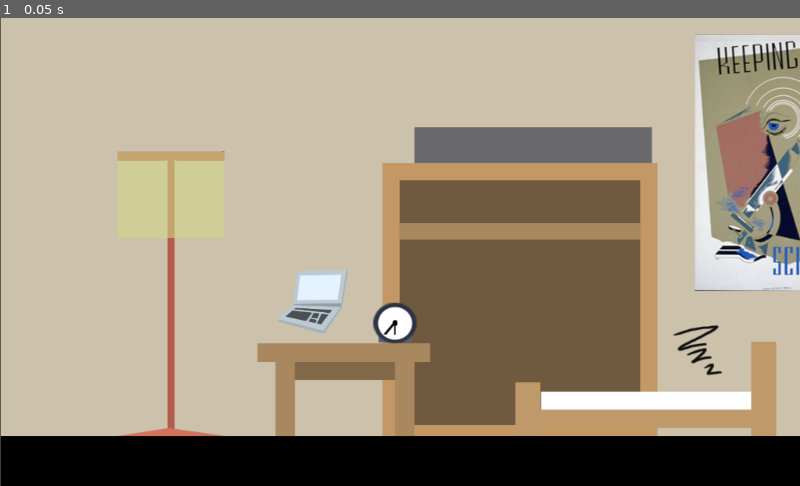
Above: before the commit, frame 1.
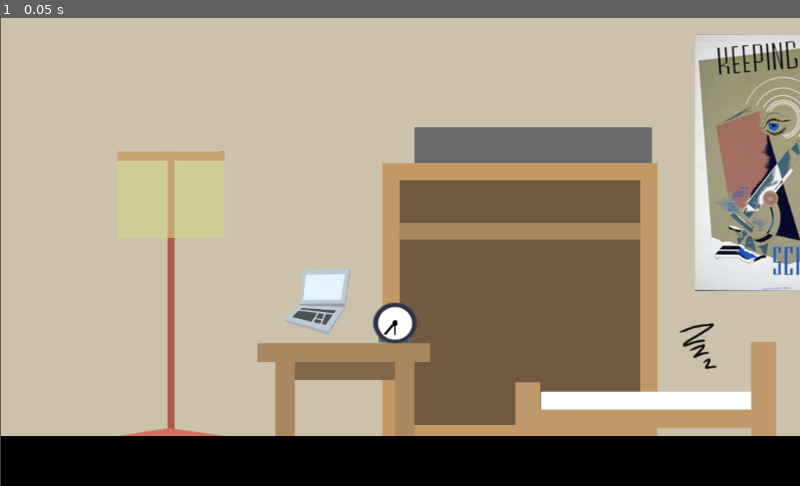
Above: after the commit, the same moment.

Repository: guyvanit/DurJam-TIRED
Game: Godot game, scene res://src/Bedroom/Bedroom.tscn
Same seed, same stepped clock (60 frames per second), same inputs: the game is played once before the commit and once after it. The project has no main scene, so this scene is started directly.
Inputs:
- Up to frame 1 (0.05 s): no input

The runs differ from the first frame. In frame 1, 0.5% of the frame differs, in the area x 34-91%, y 53-77%.

Commit message:
added buttons with click detection

Diff:
--- a/project.godot
+++ b/project.godot
@@ -8,9 +8,14 @@
 
 config_version=4
 
-_global_script_classes=[  ]
+_global_script_classes=[ {
+"base": "Area2D",
+"class": "ClickButton",
+"language": "GDScript",
+"path": "res://src/ClickButton.gd"
+} ]
 _global_script_class_icons={
-
+"ClickButton": ""
 }
 
 [application]
--- a/src/Bedroom/Bedroom.tscn
+++ b/src/Bedroom/Bedroom.tscn
@@ -1,8 +1,8 @@
 [gd_scene load_steps=4 format=2]
 
+[ext_resource path="res://src/Bedroom/button_comp.tscn" type="PackedScene" id=1]
 [ext_resource path="res://assets/bedroom.png" type="Texture" id=2]
-[ext_resource path="res://assets/Zs.png" type="Texture" id=3]
-[ext_resource path="res://assets/genericItem_color_050.png" type="Texture" id=4]
+[ext_resource path="res://src/Bedroom/button_zs.tscn" type="PackedScene" id=3]
 
 [node name="Bedroom" type="Node2D"]
 
@@ -10,12 +10,8 @@
 position = Vector2( 512.509, 300.074 )
 texture = ExtResource( 2 )
 
-[node name="genericItem_color_050" type="Sprite" parent="."]
-position = Vector2( 399.86, 363.794 )
-scale = Vector2( 0.633975, 0.609557 )
-texture = ExtResource( 4 )
+[node name="Button_Comp" parent="." instance=ExtResource( 1 )]
+position = Vector2( 406.308, 363.794 )
 
-[node name="Zs" type="Sprite" parent="."]
-position = Vector2( 897.106, 426.376 )
-scale = Vector2( 0.845914, 0.780725 )
-texture = ExtResource( 3 )
+[node name="Button_Zs" parent="." instance=ExtResource( 3 )]
+position = Vector2( 896.651, 421.142 )
--- /dev/null
+++ b/src/Bedroom/button_comp.gd
@@ -0,0 +1,4 @@
+extends ClickButton
+
+func on_click():
+	print("Computer Button")
--- /dev/null
+++ b/src/Bedroom/button_comp.tscn
@@ -0,0 +1,18 @@
+[gd_scene load_steps=4 format=2]
+
+[ext_resource path="res://assets/genericItem_color_050.png" type="Texture" id=1]
+[ext_resource path="res://src/Bedroom/button_comp.gd" type="Script" id=2]
+
+[sub_resource type="RectangleShape2D" id=1]
+extents = Vector2( 43.103, 41.4367 )
+
+[node name="Button_Comp" type="Area2D"]
+script = ExtResource( 2 )
+
+[node name="genericItem_color_050" type="Sprite" parent="."]
+scale = Vector2( 0.596841, 0.626291 )
+texture = ExtResource( 1 )
+
+[node name="CollisionShape2D" type="CollisionShape2D" parent="."]
+position = Vector2( -0.758545, 0 )
+shape = SubResource( 1 )
--- /dev/null
+++ b/src/Bedroom/button_zs.gd
@@ -0,0 +1,4 @@
+extends ClickButton
+
+func on_click():
+	print("Sleep Button")
--- /dev/null
+++ b/src/Bedroom/button_zs.tscn
@@ -0,0 +1,17 @@
+[gd_scene load_steps=4 format=2]
+
+[ext_resource path="res://assets/Zs.png" type="Texture" id=1]
+[ext_resource path="res://src/Bedroom/button_zs.gd" type="Script" id=2]
+
+[sub_resource type="RectangleShape2D" id=1]
+extents = Vector2( 30, 35 )
+
+[node name="Button_Zs" type="Area2D"]
+script = ExtResource( 2 )
+
+[node name="Zs" type="Sprite" parent="."]
+scale = Vector2( 0.650345, 0.721461 )
+texture = ExtResource( 1 )
+
+[node name="CollisionShape2D" type="CollisionShape2D" parent="."]
+shape = SubResource( 1 )
--- /dev/null
+++ b/src/ClickButton.gd
@@ -0,0 +1,14 @@
+extends Area2D
+class_name ClickButton
+
+#func _physics_process(delta):
+	# add animation so button moves up and down (do later)
+
+func _input_event(viewport, event, shape_idx):
+	if event is InputEventMouseButton \
+	and event.button_index == BUTTON_LEFT \
+	and event.is_pressed():
+		self.on_click()
+
+func on_click():
+	print("Parent Click")
